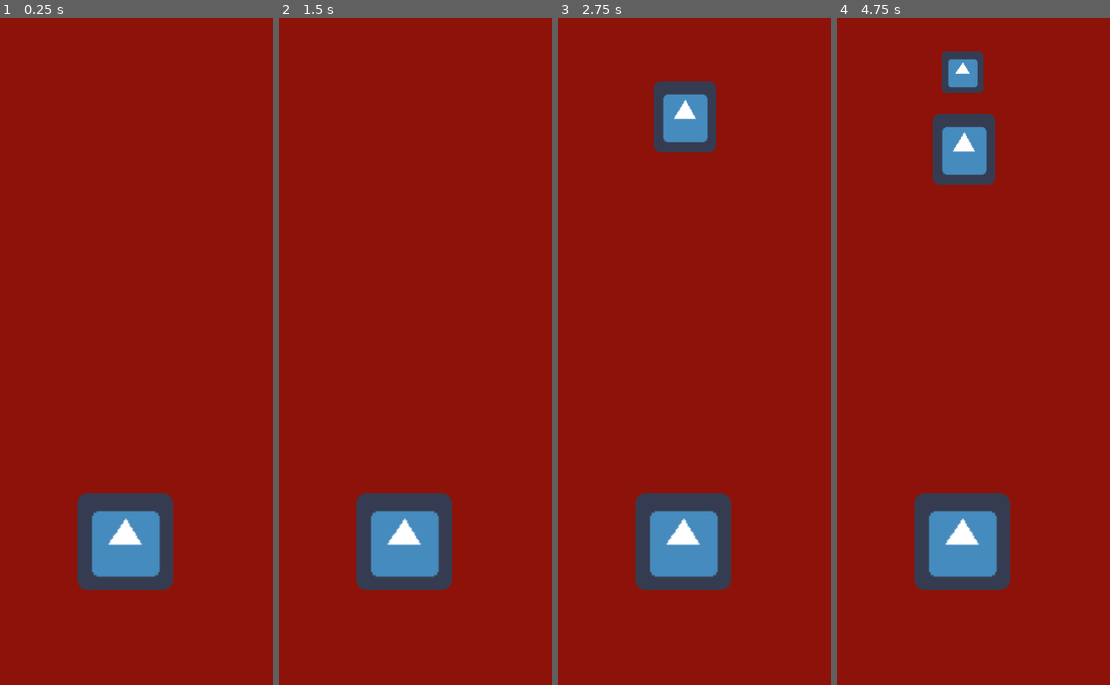
Above: before the commit, frames 1-4 (left to right).
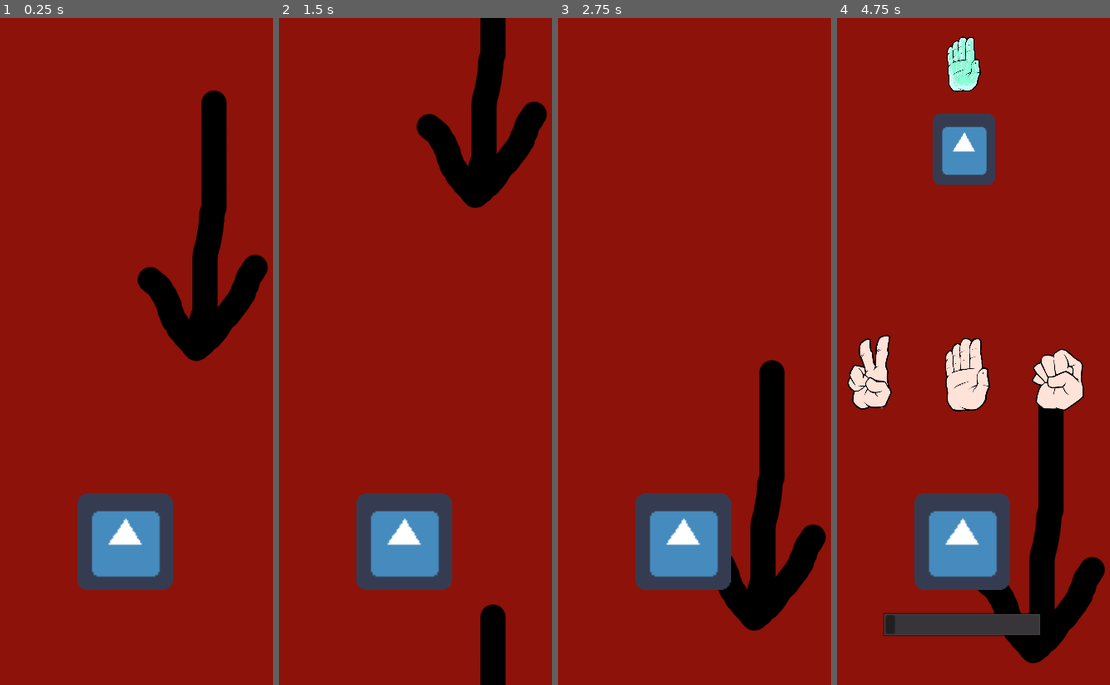
Above: after the commit, the same moments.

Repository: arthurnog/jakenWiththeDead
Game: Godot game, scene res://scenes/GAME.tscn
The game is run twice, just before and just after one commit, with the same random seed, the same clock (stepped at 60 frames per second) and the same inputs. The engine's default icon, where the game draws it, is replaced by a stand-in: a white triangle on a blue panel in a dark square.
Inputs (mouse positions are in pixels of both pictures, inside the frame that each line leads up to):
- Up to frame 1 (0.25 s): no input
- Up to frame 2 (1.5 s): click (309, 371) at 0.52 s
- Up to frame 3 (2.75 s): no input
- Up to frame 4 (4.75 s): no input

The runs differ from the first frame. In frame 1, 6.2% of the frame differs, in the area x 50-99%, y 10-52%; in frame 2, 6.2%; in frame 3, 7.9%; in frame 4, 12%, in the area x 3-99%, y 2-97%.
Error before the commit: Invalid set index 'Icon' (on base: 'Button (Button.gd)') with value of type 'StreamTexture'. (res://scripts/Container.gd:57)

Commit message:
quase todos os erros corrigidos

Diff:
--- a/jakenWithTheDead/scenes/GAME.tscn
+++ b/jakenWithTheDead/scenes/GAME.tscn
@@ -24,7 +24,7 @@
 [node name="Scenery" parent="." instance=ExtResource( 6 )]
 
 [node name="spawn" type="Timer" parent="."]
-wait_time = 2.0
+wait_time = 3.0
 one_shot = true
 autostart = true
 
@@ -37,7 +37,6 @@
 [node name="GUI" type="CanvasLayer" parent="."]
 
 [node name="buttonContainer" type="HBoxContainer" parent="GUI"]
-visible = false
 anchor_top = 1.0
 anchor_right = 1.0
 anchor_bottom = 1.0
@@ -53,26 +52,31 @@
 "_edit_use_anchors_": false
 }
 
-[node name="Button0" type="Button" parent="GUI/buttonContainer"]
+[node name="Button0" type="TextureButton" parent="GUI/buttonContainer"]
 margin_left = 94.0
 margin_right = 214.0
 margin_bottom = 120.0
 rect_min_size = Vector2( 120, 0 )
-custom_colors/font_color_hover = Color( 0.717647, 0.372549, 0.372549, 1 )
+expand = true
+stretch_mode = 5
 script = ExtResource( 4 )
 
-[node name="Button1" type="Button" parent="GUI/buttonContainer"]
+[node name="Button1" type="TextureButton" parent="GUI/buttonContainer"]
 margin_left = 240.0
 margin_right = 360.0
 margin_bottom = 120.0
 rect_min_size = Vector2( 120, 0 )
+expand = true
+stretch_mode = 5
 script = ExtResource( 4 )
 
-[node name="Button2" type="Button" parent="GUI/buttonContainer"]
+[node name="Button2" type="TextureButton" parent="GUI/buttonContainer"]
 margin_left = 386.0
 margin_right = 506.0
 margin_bottom = 120.0
 rect_min_size = Vector2( 120, 0 )
+expand = true
+stretch_mode = 5
 script = ExtResource( 4 )
 
 [node name="MarginContainer" type="MarginContainer" parent="GUI"]
--- a/jakenWithTheDead/scenes/Ghost.tscn
+++ b/jakenWithTheDead/scenes/Ghost.tscn
@@ -1,7 +1,8 @@
-[gd_scene load_steps=4 format=2]
+[gd_scene load_steps=5 format=2]
 
 [ext_resource path="res://icon.png" type="Texture" id=1]
 [ext_resource path="res://scripts/Ghost.gd" type="Script" id=2]
+[ext_resource path="res://assets/sprites/pedra_fantasma.png" type="Texture" id=3]
 
 [sub_resource type="SpriteFrames" id=1]
 animations = [ {
@@ -26,11 +27,13 @@
 animation = "die"
 
 [node name="Timer" type="Timer" parent="."]
+one_shot = true
 
 [node name="Sprite1" type="Sprite" parent="."]
 visible = false
-position = Vector2( 2.37842, -116.542 )
-texture = ExtResource( 1 )
+position = Vector2( 0, -130.812 )
+scale = Vector2( 0.25, 0.25 )
+texture = ExtResource( 3 )
 
 [node name="Tween" type="Tween" parent="."]
 [connection signal="timeout" from="Timer" to="." method="_on_Timer_timeout"]
--- a/jakenWithTheDead/scenes/Player.tscn
+++ b/jakenWithTheDead/scenes/Player.tscn
@@ -31,11 +31,11 @@
 animation = "running"
 
 [node name="reactionTimer" type="Timer" parent="."]
-wait_time = 0.8
+wait_time = 2.0
 one_shot = true
 
 [node name="scaryTimer" type="Timer" parent="."]
-wait_time = 1.344
+wait_time = 2.5
 one_shot = true
 [connection signal="timeout" from="reactionTimer" to="." method="_on_reactionTimer_timeout"]
 [connection signal="timeout" from="scaryTimer" to="." method="_on_scaryTimer_timeout"]
--- a/jakenWithTheDead/scenes/Scenery.tscn
+++ b/jakenWithTheDead/scenes/Scenery.tscn
@@ -24,6 +24,16 @@
 [node name="VisibilityNotifier2D" type="VisibilityNotifier2D" parent="AnimatedSprite"]
 rect = Rect2( 0, 0, 600, 1024 )
 
+[node name="AnimatedSprite3" type="AnimatedSprite" parent="."]
+position = Vector2( 0, 1024 )
+frames = SubResource( 1 )
+centered = false
+script = ExtResource( 2 )
+
+[node name="VisibilityNotifier2D" type="VisibilityNotifier2D" parent="AnimatedSprite3"]
+position = Vector2( 5.54102, 2054.95 )
+rect = Rect2( 0, 0, 600, 1024 )
+
 [node name="AnimatedSprite2" type="AnimatedSprite" parent="."]
 frames = SubResource( 1 )
 centered = false
@@ -32,4 +42,5 @@
 [node name="VisibilityNotifier2D" type="VisibilityNotifier2D" parent="AnimatedSprite2"]
 rect = Rect2( 0, 0, 600, 1024 )
 [connection signal="screen_exited" from="AnimatedSprite/VisibilityNotifier2D" to="AnimatedSprite" method="_on_VisibilityNotifier2D_screen_exited"]
+[connection signal="screen_exited" from="AnimatedSprite3/VisibilityNotifier2D" to="AnimatedSprite3" method="_on_VisibilityNotifier2D_screen_exited"]
 [connection signal="screen_exited" from="AnimatedSprite2/VisibilityNotifier2D" to="AnimatedSprite2" method="_on_VisibilityNotifier2D_screen_exited"]
--- a/jakenWithTheDead/scripts/AnimatedSprite.gd
+++ b/jakenWithTheDead/scripts/AnimatedSprite.gd
@@ -1,17 +1,20 @@
 extends AnimatedSprite
 
-export (int) var vel = 10
+export (int) var vel = 100
 
 
 func _on_VisibilityNotifier2D_screen_exited():
-	position.y = -1024
+	if vel > 0:
+		position.y = -1024
+	elif vel < 0:
+		position.y = 1024
 
 func _process(delta):
 	position.y += vel*delta
 
 func backwards():
-	vel = -10
+	vel = -300
 func forwards():
-	vel = 10
+	vel = 100
 func stop():
 	vel = 0
--- a/jakenWithTheDead/scripts/Button.gd
+++ b/jakenWithTheDead/scripts/Button.gd
@@ -1,4 +1,4 @@
-extends Button
+extends TextureButton
 
 
 export (int) var value = 0
--- a/jakenWithTheDead/scripts/Container.gd
+++ b/jakenWithTheDead/scripts/Container.gd
@@ -7,7 +7,9 @@
 onready var player = get_parent().get_parent().get_node("Player")
 onready var scenery = get_parent().get_parent().get_node("Scenery/AnimatedSprite")
 onready var scenery2 = get_parent().get_parent().get_node("Scenery/AnimatedSprite2")
+onready var scenery3 = get_parent().get_parent().get_node("Scenery/AnimatedSprite3")
 onready var mcHands = [preload("res://assets/sprites/pedra_mc.png"),preload("res://assets/sprites/papel_mc.png"),preload("res://assets/sprites/tesoura_mc.png")]
+
 signal buttonReady
 signal stopScenery
 # Called when the node enters the scene tree for the first time.
@@ -15,6 +17,7 @@
 	self.connect("buttonReady", player, "reactionTime")
 	self.connect("stopScenery", scenery, "stop")
 	self.connect("stopScenery", scenery2, "stop")
+	self.connect("stopScenery", scenery3, "stop")
 
 
 # Called every frame. 'delta' is the elapsed time since the previous frame.
@@ -27,83 +30,107 @@
 	var i = randi()%3
 	if flag == 0:
 		#pedra
-		buttons[i].value = 0
-		buttons[i].Icon = mcHands[0]
+		buttons[i].value = 1
+		buttons[i].texture_normal = mcHands[1]
+		buttons[i].texture_pressed = mcHands[1]
 		#ERRO
 		if i == 0:
 			randomize()
 			b1.value = randi()%3
-			b1.Icon = mcHands[b1.value]
+			b1.texture_normal = mcHands[b1.value]
+			b1.texture_pressed = mcHands[b1.value]
 			randomize()
 			b2.value = randi()%3
-			b2.Icon = mcHands[b2.value]
+			b2.texture_normal = mcHands[b2.value]
+			b2.texture_pressed = mcHands[b2.value]
 		elif i == 1:
 			randomize()
 			b0.value = randi()%3
-			b0.Icon = mcHands[b0.value]
+			b0.texture_normal = mcHands[b0.value]
+			b0.texture_pressed = mcHands[b0.value]
 			randomize()
 			b2.value = randi()%3
-			b2.Icon = mcHands[b2.value]
+			b2.texture_normal = mcHands[b2.value]
+			b2.texture_pressed = mcHands[b2.value]
 		elif i == 2:
 			randomize()
 			b0.value = randi()%3
-			b0.Icon = mcHands[b0.value]
+			b0.texture_normal = mcHands[b0.value]
+			b0.texture_pressed = mcHands[b0.value]
 			randomize()
 			b1.value = randi()%3
-			b1.Icon = mcHands[b1.value]
+			b1.texture_normal = mcHands[b1.value]
+			b1.texture_pressed = mcHands[b1.value]
 	elif flag == 1:
 		#papel
-		buttons[i].value = 1
-		buttons[i].Icon = mcHands[1]
+		buttons[i].value = 2
+		buttons[i].texture_normal = mcHands[2]
+		buttons[i].texture_pressed = mcHands[2]
 		if i == 0:
 			randomize()
 			b1.value = randi()%3
-			b1.Icon = mcHands[b1.value]
+			b1.texture_normal = mcHands[b1.value]
+			b1.texture_pressed = mcHands[b1.value]
 			randomize()
 			b2.value = randi()%3
-			b2.Icon = mcHands[b2.value]
+			b2.texture_normal = mcHands[b2.value]
+			b2.texture_pressed = mcHands[b2.value]
 		elif i == 1:
 			randomize()
 			b0.value = randi()%3
-			b0.Icon = mcHands[b0.value]
+			b0.texture_normal = mcHands[b0.value]
+			b0.texture_pressed = mcHands[b0.value]
 			randomize()
 			b2.value = randi()%3
-			b2.Icon = mcHands[b2.value]
+			b2.texture_normal = mcHands[b2.value]
+			b2.texture_pressed = mcHands[b2.value]
 		elif i == 2:
 			randomize()
 			b0.value = randi()%3
-			b0.Icon = mcHands[b0.value]
+			b0.texture_normal = mcHands[b0.value]
+			b0.texture_pressed = mcHands[b0.value]
 			randomize()
 			b1.value = randi()%3
-			b1.Icon = mcHands[b1.value]
+			b1.texture_normal = mcHands[b1.value]
+			b1.texture_pressed = mcHands[b1.value]
 	elif flag == 2:
 		#tesoura
-		buttons[i].value = 2
-		buttons[i].Icon = mcHands[2]
+		buttons[i].value = 0
+		buttons[i].texture_normal = mcHands[0]
+		buttons[i].texture_pressed = mcHands[0]
 		if i == 0:
 			randomize()
 			b1.value = randi()%3
-			b1.Icon = mcHands[b1.value]
+			b1.texture_normal = mcHands[b1.value]
+			b1.texture_pressed = mcHands[b1.value]
 			randomize()
 			b2.value = randi()%3
-			b2.Icon = mcHands[b2.value]
+			b2.texture_normal = mcHands[b2.value]
+			b2.texture_pressed = mcHands[b2.value]
 		elif i == 1:
 			randomize()
 			b0.value = randi()%3
-			b0.Icon = mcHands[b0.value]
+			b0.texture_normal = mcHands[b0.value]
+			b0.texture_pressed = mcHands[b0.value]
 			randomize()
 			b2.value = randi()%3
-			b2.Icon = mcHands[b2.value]
+			b2.texture_normal = mcHands[b2.value]
+			b2.texture_pressed = mcHands[b2.value]
 		elif i == 2:
 			randomize()
 			b0.value = randi()%3
-			b0.Icon = mcHands[b0.value]
+			b0.texture_normal = mcHands[b0.value]
+			b0.texture_pressed = mcHands[b0.value]
 			randomize()
 			b1.value = randi()%3
-			b1.Icon = mcHands[b1.value]
+			b1.texture_normal = mcHands[b1.value]
+			b1.texture_pressed = mcHands[b1.value]
 	self.show()
+	get_parent().get_node("ProgressBar").value = 0
 	get_parent().get_node("ProgressBar").show()
 	get_parent().get_node("Tween").interpolate_property(get_parent().get_node("ProgressBar"),"value", get_parent().get_node("ProgressBar").value, 100, player.get_node("reactionTimer").get_wait_time())
+	print(player.get_node("reactionTimer").get_wait_time())
+	print(get_parent().get_node("ProgressBar").value)
 	get_parent().get_node("Tween").start()
 	emit_signal("stopScenery")
 	emit_signal("buttonReady")
--- a/jakenWithTheDead/scripts/Ghost.gd
+++ b/jakenWithTheDead/scripts/Ghost.gd
@@ -4,6 +4,7 @@
 onready var sprite1 = $Sprite1
 #substituir pelas animações
 onready var gTimer = $Timer
+onready var ghostHands = [preload("res://assets/sprites/pedra_fantasma.png"),preload("res://assets/sprites/papel_fantasma.png"),preload("res://assets/sprites/tesoura_fantasma.png")]
 #tempo para aparecer a jogada do ghost
 
 export (int) var flag = 0
@@ -25,11 +26,14 @@
 func set_play():
 	randomize()
 	flag = randi()%3
+	$Sprite1.texture = ghostHands[flag]
 	#escolher textura da Sprite1
 	emit_signal("flag", flag)
 
 func enemyDead():
 	$Sprite.play("die")
+	dead = 1
+	get_parent().get_node("../Player/reactionTimer").stop()
 	yield($Sprite,"animation_finished")
 	emit_signal("killed")
 	queue_free()
--- a/jakenWithTheDead/scripts/Player.gd
+++ b/jakenWithTheDead/scripts/Player.gd
@@ -15,8 +15,10 @@
 	connect("defeat", get_parent().get_node("enemyFarm"), "playerDefeat")
 	connect("defeat", get_parent().get_node("Scenery/AnimatedSprite"), "backwards")
 	connect("defeat", get_parent().get_node("Scenery/AnimatedSprite2"), "backwards")
+	connect("defeat", get_parent().get_node("Scenery/AnimatedSprite3"), "backwards")
 	connect("imOk", get_parent().get_node("Scenery/AnimatedSprite"), "forwards")
 	connect("imOk", get_parent().get_node("Scenery/AnimatedSprite2"), "forwards")
+	connect("imOk", get_parent().get_node("Scenery/AnimatedSprite3"), "forwards")
 	connect("gameOver", get_parent().get_node("enemyFarm"), "gameOver")
 	pass
 
@@ -36,24 +38,27 @@
 	#cenario corre pra tras
 
 func _on_Button0_pressed():
-	var value = get_parent().get_node("GUI/buttonContainer/Button0").value
-	if value != get_parent().get_node("enemyFarm").currentFlag:
+#	var value = get_parent().get_node("GUI/buttonContainer/Button0").value
+#	if value != get_parent().get_node("enemyFarm").currentFlag:
+	if not get_parent().get_node("enemyFarm").acertou(get_parent().get_node("enemyFarm").currentFlag,get_parent().get_node("GUI/buttonContainer/Button0").value):
 		playerFlee()
 	get_parent().get_node("GUI/buttonContainer").hide()
 	get_parent().get_node("GUI/ProgressBar").hide()
 
 
 func _on_Button1_pressed():
-	var value = get_parent().get_node("GUI/buttonContainer/Button1").value
-	if value != get_parent().get_node("enemyFarm").currentFlag:
+	#var value = get_parent().get_node("GUI/buttonContainer/Button1").value
+	#if value != get_parent().get_node("enemyFarm").currentFlag:
+	if not get_parent().get_node("enemyFarm").acertou(get_parent().get_node("enemyFarm").currentFlag,get_parent().get_node("GUI/buttonContainer/Button1").value):
 		playerFlee()
 	get_parent().get_node("GUI/buttonContainer").hide()
 	get_parent().get_node("GUI/ProgressBar").hide()
 
 
 func _on_Button2_pressed():
-	var value = get_parent().get_node("GUI/buttonContainer/Button2").value
-	if value != get_parent().get_node("enemyFarm").currentFlag:
+	#var value = get_parent().get_node("GUI/buttonContainer/Button2").value
+	#if value != get_parent().get_node("enemyFarm").currentFlag:
+	if not get_parent().get_node("enemyFarm").acertou(get_parent().get_node("enemyFarm").currentFlag,get_parent().get_node("GUI/buttonContainer/Button2").value):
 		playerFlee()
 	get_parent().get_node("GUI/buttonContainer").hide()
 	get_parent().get_node("GUI/ProgressBar").hide()
--- a/jakenWithTheDead/scripts/enemyFarm.gd
+++ b/jakenWithTheDead/scripts/enemyFarm.gd
@@ -38,16 +38,19 @@
 	#get_parent().get_node("GUI/Container/killCounter").text = "Eliminados = " + str(kills)
 
 func playerDefeat():
-	currentEnemy.enemyWin()
+	if currentEnemy:
+		currentEnemy.enemyWin()
 	spawn.start()
 
 func gameOver():
 	get_tree().quit()
 
 func _on_Button0_pressed():
+	print("ok")
 	var value = get_parent().get_node("GUI/buttonContainer/Button0").value
-	if value == currentFlag:
+	if acertou(currentFlag,value):
 		currentEnemy.enemyDead()
+		player.emit_signal("imOk")
 	get_parent().get_node("GUI/buttonContainer").hide()
 	get_parent().get_node("GUI/ProgressBar").hide()
 	#get_parent().get_node("Scenery").play()
@@ -55,9 +58,11 @@
 		#player foge
 
 func _on_Button1_pressed():
+	print("ok")
 	var value = get_parent().get_node("GUI/buttonContainer/Button1").value
-	if value == currentFlag:
+	if acertou(currentFlag,value):
 		currentEnemy.enemyDead()
+		player.emit_signal("imOk")
 	get_parent().get_node("GUI/buttonContainer").hide()
 	get_parent().get_node("GUI/ProgressBar").hide()
 	#get_parent().get_node("Scenery").play()
@@ -65,11 +70,22 @@
 		#player foge
 
 func _on_Button2_pressed():
+	print("ok")
 	var value = get_parent().get_node("GUI/buttonContainer/Button2").value
-	if value == currentFlag:
+	if acertou(currentFlag,value):
 		currentEnemy.enemyDead()
+		player.emit_signal("imOk")
 	get_parent().get_node("GUI/buttonContainer").hide()
 	get_parent().get_node("GUI/ProgressBar").hide()
 	#get_parent().get_node("Scenery").play()
 	#else
 		#player foge
+
+func acertou(flag,value):
+	if flag == 0:
+		return value == 1
+	if flag == 1:
+		return value == 2
+	if flag == 2:
+		return value == 0
+	#return flag == (value+1)%3
Binary file changed: jakenWithTheDead/assets/sceneryPlaceHolde.png
Not shown, changed: README.md
Not shown, removed: jakenWithTheDead/assets/sceneryPlaceHolde.kra
Not shown, added: jakenWithTheDead/assets/sceneryPlaceHolde.png~
